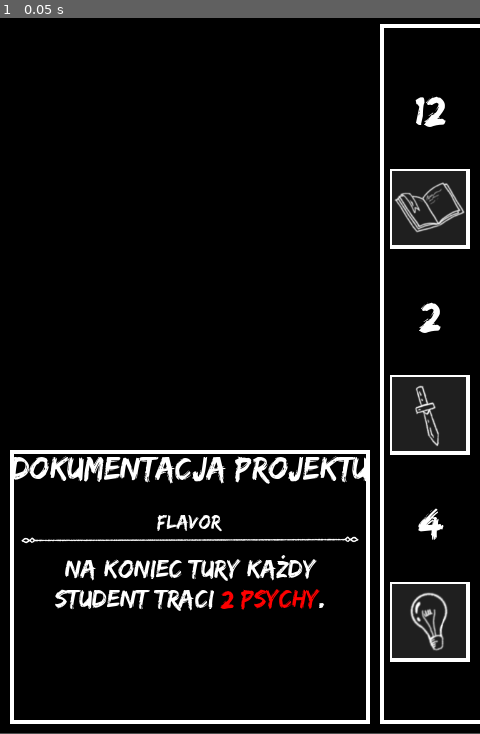
Above: before the commit, frame 1.
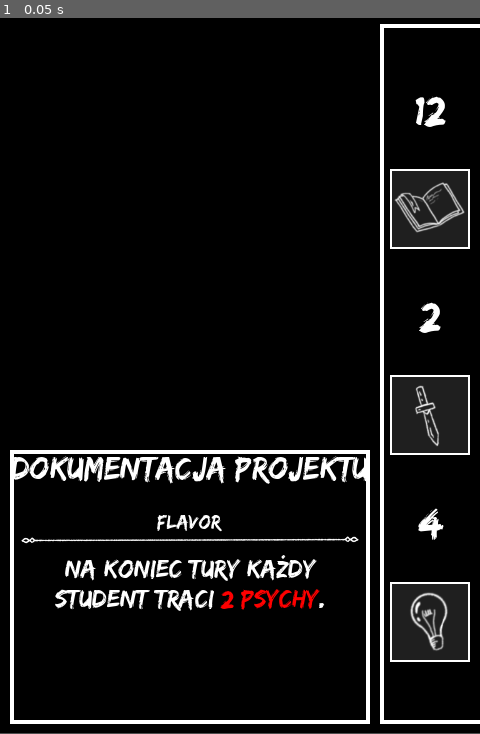
Above: after the commit, the same moment.

Repository: Kris0211/card_gen
Game: Godot game, scene res://cards/assignments/DokumentacjaProjektu.tscn
Two runs of this game, one before a commit and one after it. Both use one fixed random seed, a clock stepped at 60 frames per second and the inputs below. This scene is started directly instead of the project's main scene.
Inputs:
- Up to frame 1 (0.05 s): no input

The runs differ from the first frame. In frame 1, 0.3% of the frame differs, in the area x 81-98%, y 21-90%.
Error in both runs: Invalid assignment of property or key 'texture' with value of type 'CompressedTexture2D' on a base object of type 'null instance'. (res://logic/StatedCard.gd:2…

Commit message:
minor changes

Diff:
--- a/themes/StatBox.tres
+++ b/themes/StatBox.tres
@@ -4,6 +4,6 @@
 bg_color = Color(0.121569, 0.121569, 0.121569, 1)
 border_width_left = 2
 border_width_top = 2
-border_width_right = 4
-border_width_bottom = 4
+border_width_right = 2
+border_width_bottom = 2
 border_color = Color(1, 1, 1, 1)
